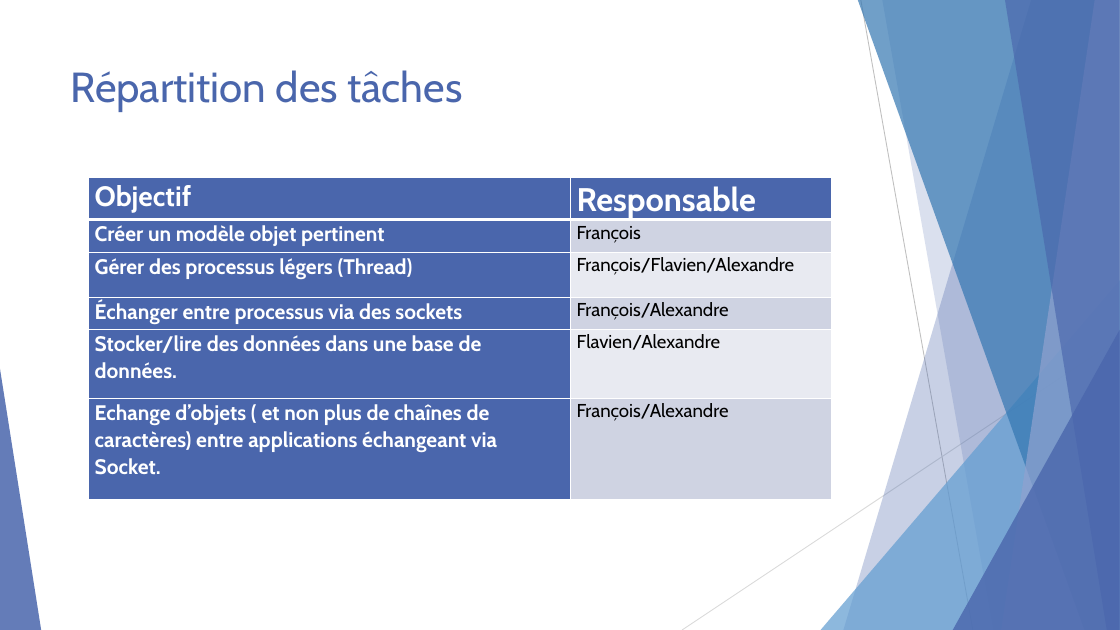
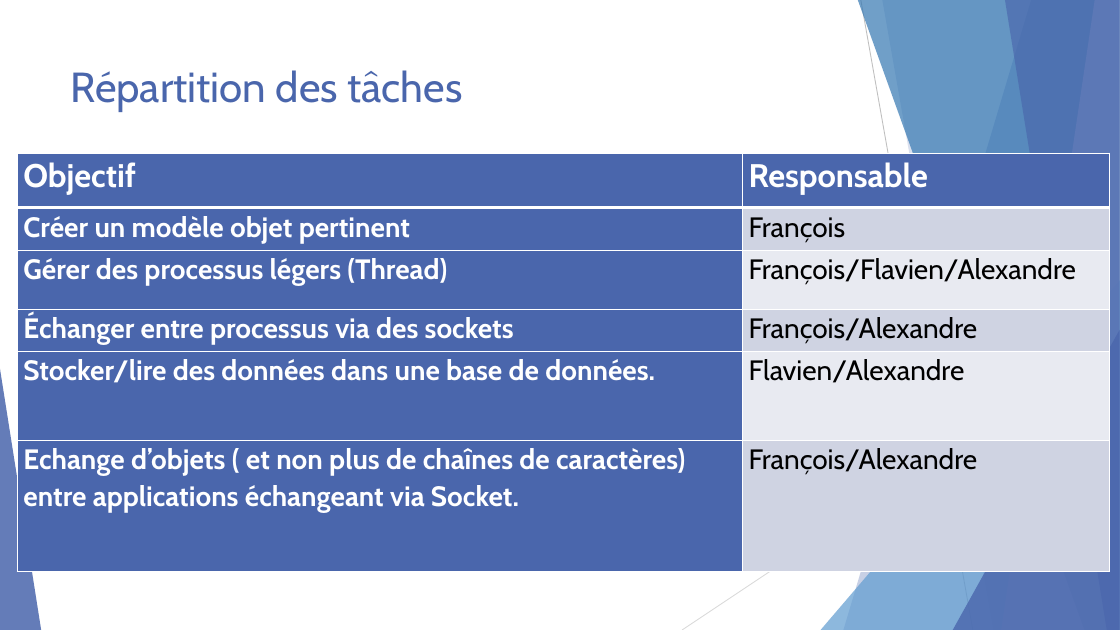
Before and after one commit to francoismonteil/Kahoot, a slide deck: slide 3 of Kahoot.pptx. Drawn at 1120x630 pixels with LibreOffice and Linux fonts; fonts in the diff are those of the drawing. Boxes give left, top, right and bottom in pixels: in the first picture for what was removed or moved away, otherwise in the second. Text is boxed around its words. In the diff, an @@ line names an element or a change of style, - is before the commit and + after.

Commit message:
Maj PPT

```diff
--- a/Kahoot.pptx
+++ b/Kahoot.pptx
@@ table at <box>17,153,1109,571</box> @@
@@ size 24 to 28 pt in "Objectif" @@
@@ size 18 to 24 pt in "Créer un modèle objet pertinent", "Gérer des processus légers (Thread)", "Échanger entre processus via des sockets", "Stocker/lire des données dans une base de ..." and 1 more places @@
@@ size 16 to 24 pt in "François", "François/Flavien/Alexandre", "François/Alexandre", "Flavien/Alexandre" and 1 more places @@
@@ table: place and size @@
-table at <box>88,177,832,497</box>
+table at <box>17,153,1109,571</box>
```
Also in this commit, not shown: 4 other slides changed, 1 slide added.
